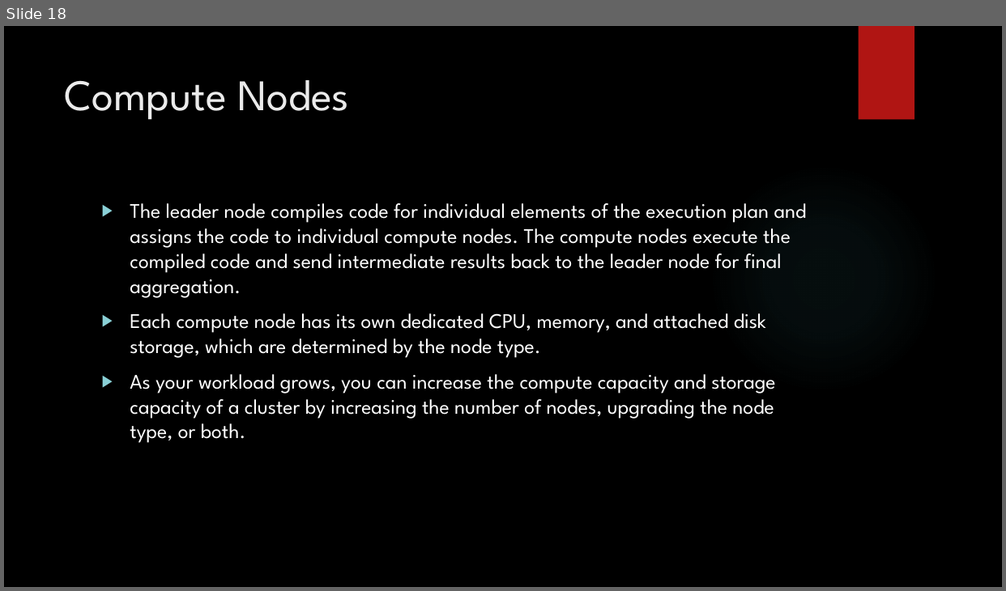
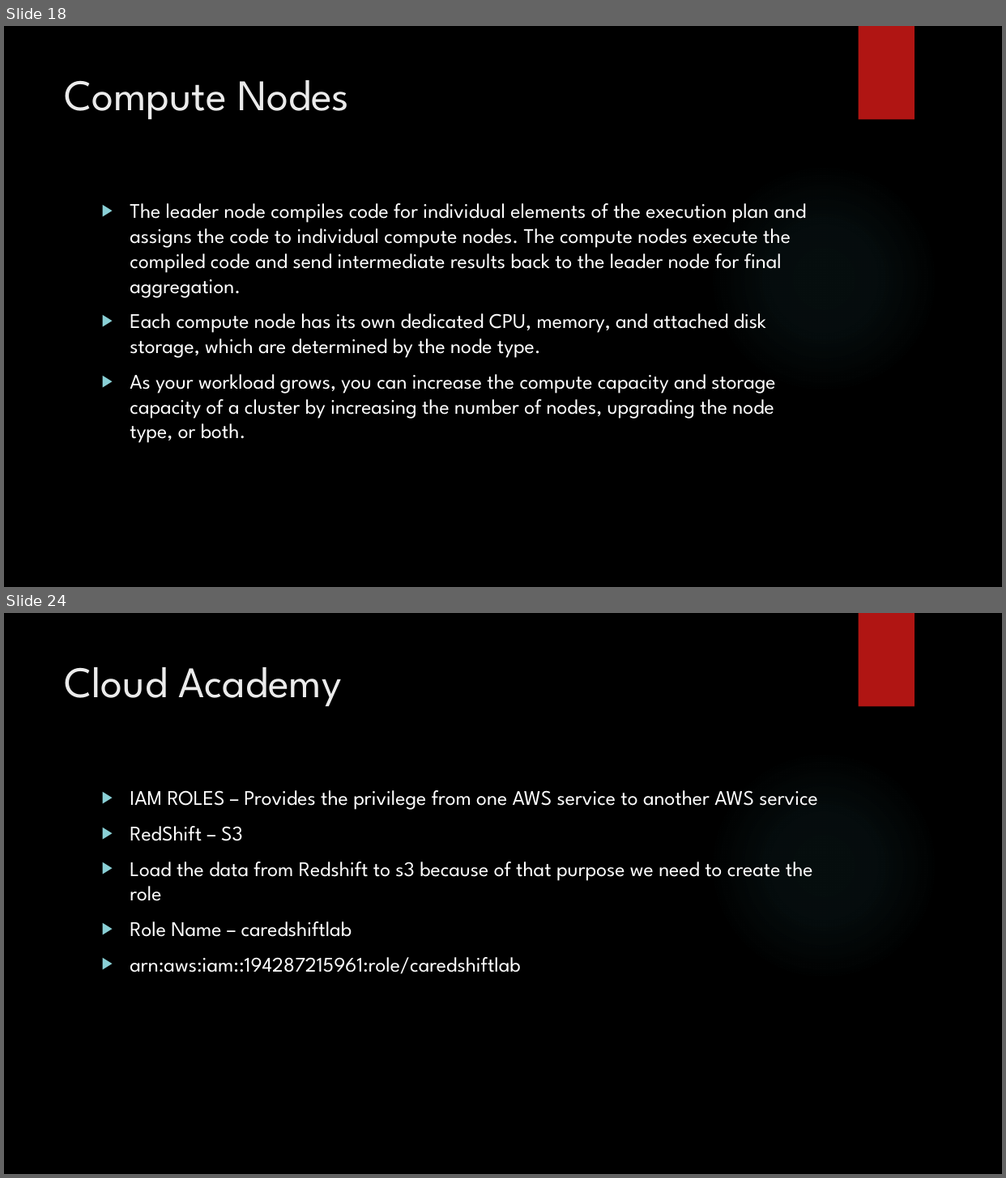
Before and after one commit to karthick1808/Hadoop, a slide deck: RedShift.pptx. Shown one above the other, each under a label of ours: slide 18 before the commit, slides 18 and 24 after it; the slides between them are not shown. The pictures are 1006x591 and 1006x1178 pixels, drawn with LibreOffice and Linux fonts; fonts in the diff are those of the drawing; background and template pictures are left out. Boxes give left, top, right and bottom in pixels: in the first picture for what was removed or moved away, otherwise in the second. Text is boxed around its words. In the diff, an @@ line names an element or a change of style, - is before the commit and + after.

```diff
--- a/RedShift.pptx
+++ b/RedShift.pptx
@@ slide 24 added at [4, 613, 1002, 1174], background picture (left out); not listed: 2 template elements that a slide beside it also shows @@
@@ title added at [65, 667, 341, 707], 42 pt, text #EBEBEB @@
+Cloud Academy
@@ text added at [130, 790, 817, 974], 20 pt, text #FFFFFF @@
+▶ IAM ROLES – Provides the privilege from one AWS service to another AWS service
+▶ RedShift – S3
+▶ Load the data from Redshift to s3 because of that purpose we need to create the role
+▶ Role Name – caredshiftlab
+▶ arn:aws:iam::194287215961:role/caredshiftlab
```
Also in this commit, not shown: 6 other slides added, 4 other files.
